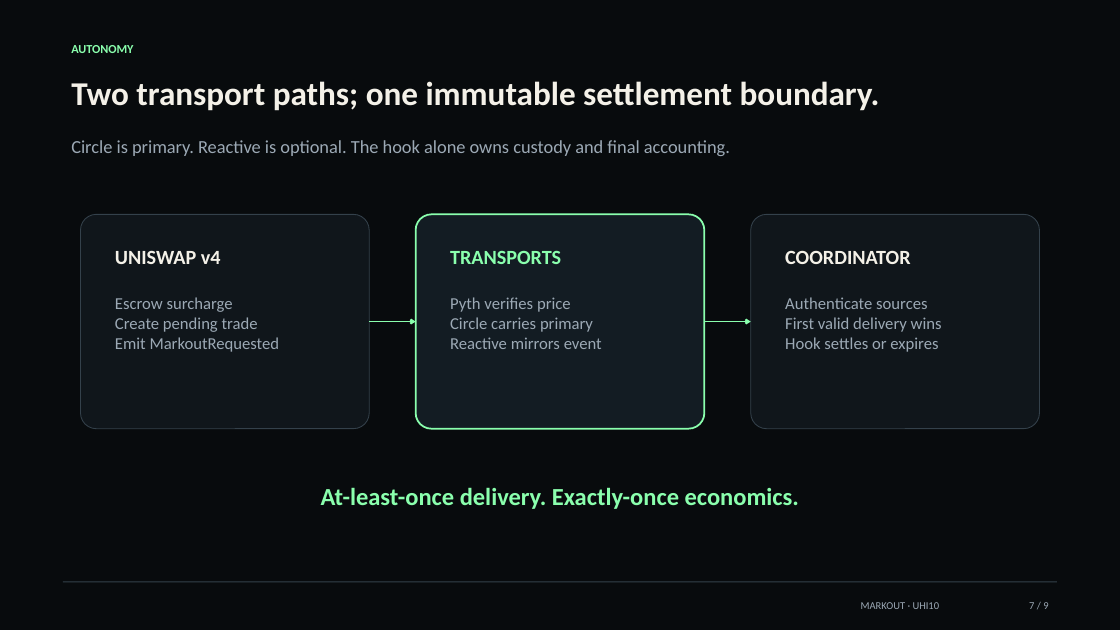
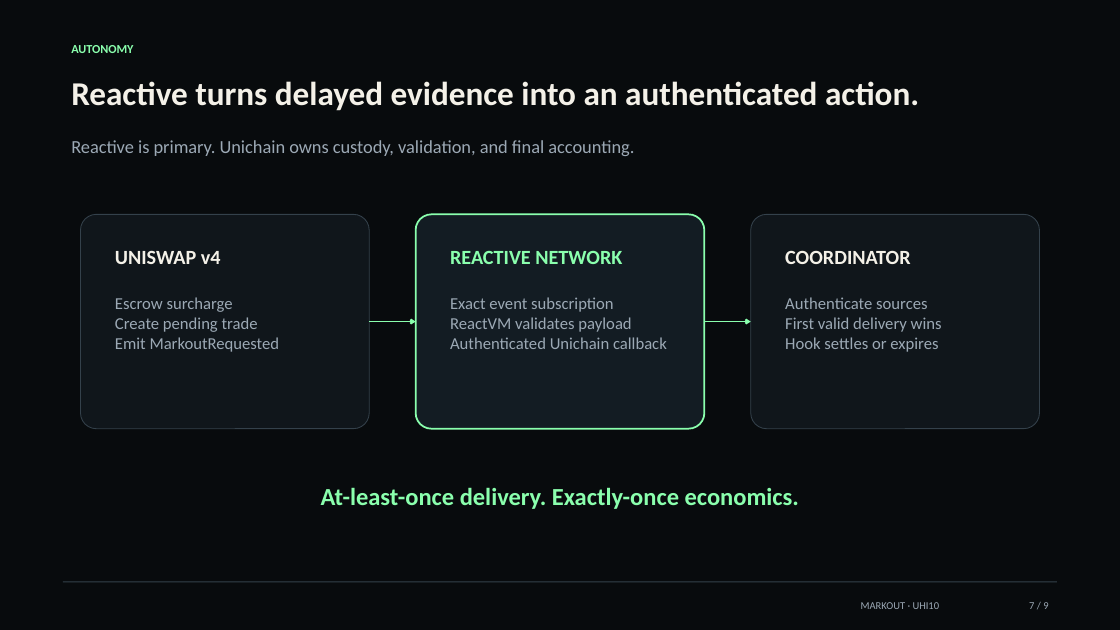
Before and after one commit to RudraBhaskar9439/markout-hook, a slide deck: slide 7 of presentation/MARKOUT-UHI10.pptx. Drawn at 1120x630 pixels with LibreOffice and Linux fonts; fonts in the diff are those of the drawing. Boxes give left, top, right and bottom in pixels: in the first picture for what was removed or moved away, otherwise in the second. Text is boxed around its words. In the diff, an @@ line names an element or a change of style, - is before the commit and + after.

```diff
--- a/presentation/MARKOUT-UHI10.pptx
+++ b/presentation/MARKOUT-UHI10.pptx
@@ text at (71, 81, 919, 111): text changed @@
-Two transport paths; one immutable settlement boundary.
+Reactive turns delayed evidence into an authenticated action.
@@ text at (71, 140, 634, 156): text changed @@
-Circle is primary. Reactive is optional. The hook alone owns custody and final accounting.
+Reactive is primary. Unichain owns custody, validation, and final accounting.
@@ text at (450, 251, 622, 264): text changed @@
-TRANSPORTS
+REACTIVE NETWORK
@@ text at (450, 297, 667, 349): text changed @@
-Pyth verifies price
-Circle carries primary
-Reactive mirrors event
+Exact event subscription
+ReactVM validates payload
+Authenticated Unichain callback
```
Also in this commit, not shown: 1 other slide changed, 39 other files.
